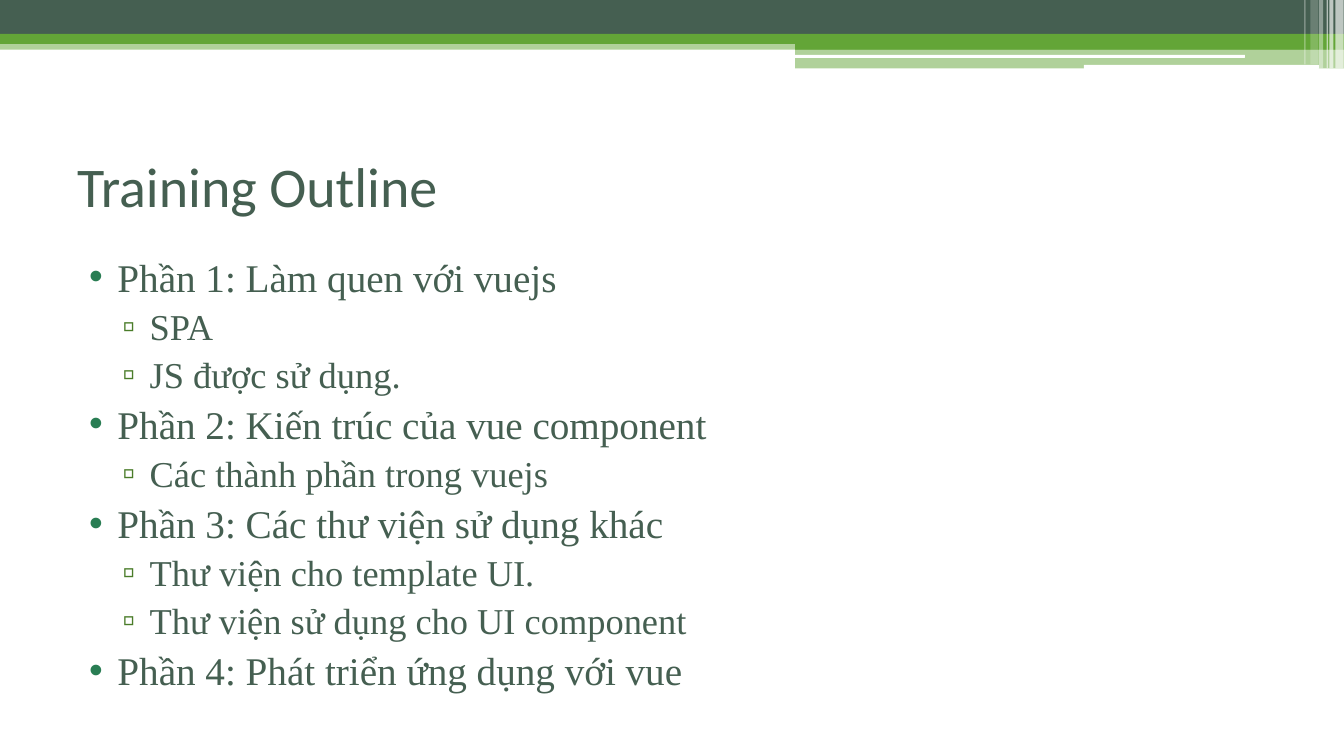
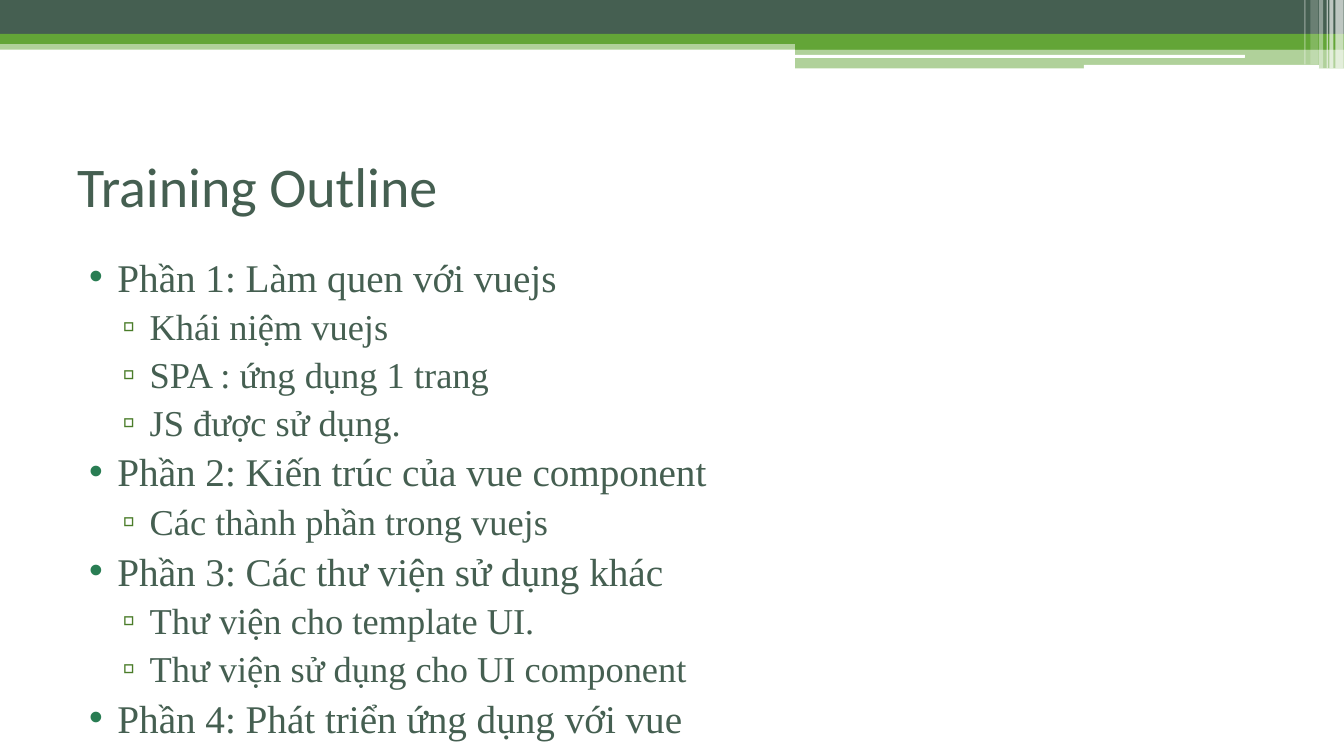
Before and after one commit to phamtuanchip/7dayswithvuejs, a slide deck: slide 3 of vuejs-2.0.pptx. Drawn at 1344x756 pixels with LibreOffice and Linux fonts; fonts in the diff are those of the drawing. Boxes give left, top, right and bottom in pixels: in the first picture for what was removed or moved away, otherwise in the second. Text is boxed around its words. In the diff, an @@ line names an element or a change of style, - is before the commit and + after.

Commit message:
update slides

```diff
--- a/vuejs-2.0.pptx
+++ b/vuejs-2.0.pptx
@@ text at (x1=150, y1=314, x2=489, y2=395): text changed @@
-  ▫ SPA
+  ▫ Khái niệm vuejs
+  ▫ SPA : ứng dụng 1 trang
```
